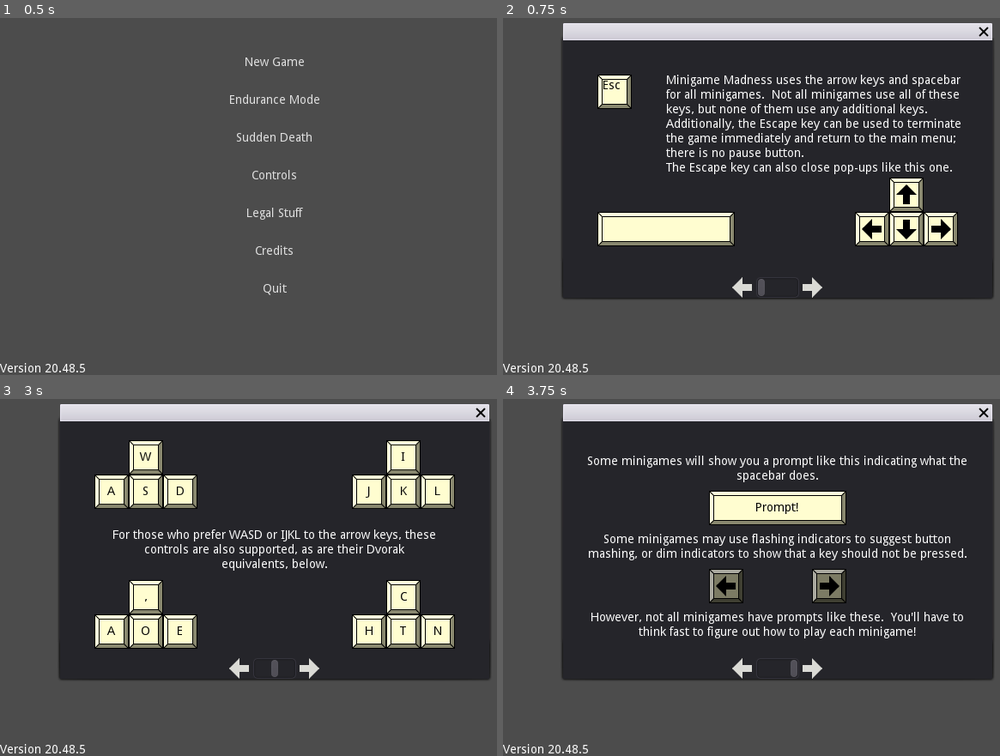
Above: before the commit, frames 1-4 (two rows, left to right).
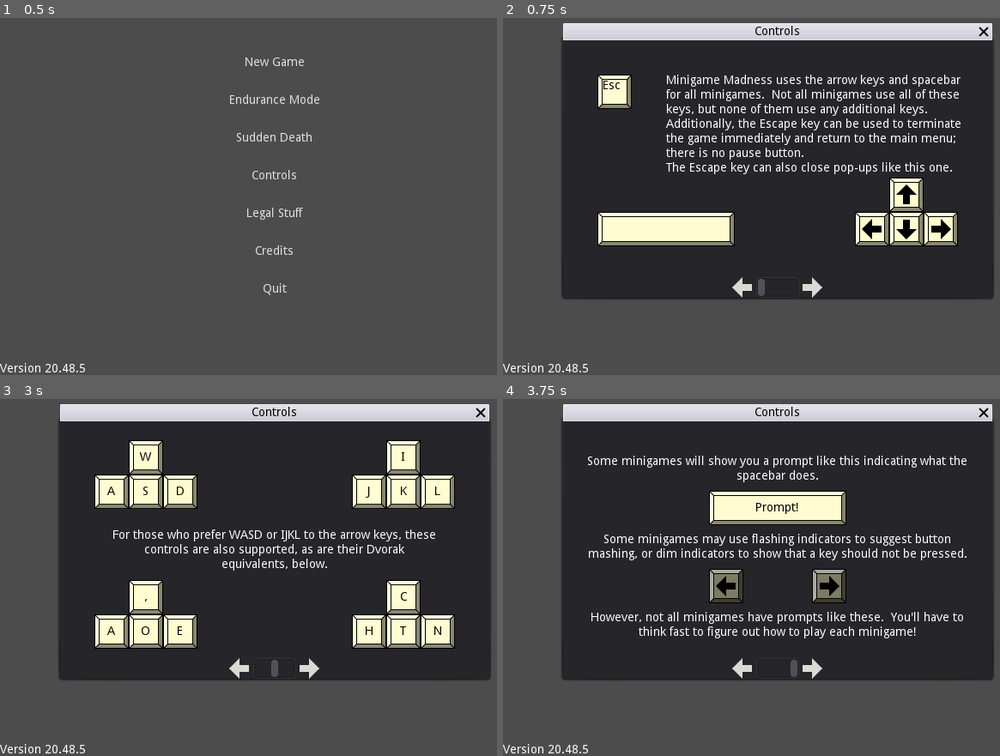
Above: after the commit, the same moments.

Repository: swashdev/minigame-madness
Game: Godot game, scene res://master/scenes/master.tscn
Two runs of this game, one before a commit and one after it. Both use one fixed random seed, a clock stepped at 60 frames per second and the inputs below.
Inputs (mouse positions are in pixels of both pictures, inside the frame that each line leads up to):
- Up to frame 1 (0.5 s): no input
- Up to frame 2 (0.75 s): click "Controls" at 0.5 s
- Up to frame 3 (3 s): click "New Game" at 1.25 s; click "New Game" at 2 s; click (308, 666) at 2.75 s
- Up to frame 4 (3.75 s): click (811, 666) at 3.5 s

Frame 1 is identical in both runs. In frame 2, 0.1% of the frame differs, in the area x 50-60%, y 2-5%; in frame 3, 0.1%; in frame 4, 0.1%.

Commit message:
[MASTER] add a title to the "Controls" dialog.

Diff:
--- a/master/scenes/menus/dialogs/controls_dialog.tscn
+++ b/master/scenes/menus/dialogs/controls_dialog.tscn
@@ -24,10 +24,10 @@
 shortcut = SubResource( 3 )
 
 [node name="ControlsDialog" type="WindowDialog"]
-visible = true
 margin_right = 40.0
 margin_bottom = 40.0
 rect_min_size = Vector2( 500, 300 )
+window_title = "Controls"
 script = ExtResource( 5 )
 __meta__ = {
 "_edit_use_anchors_": false
